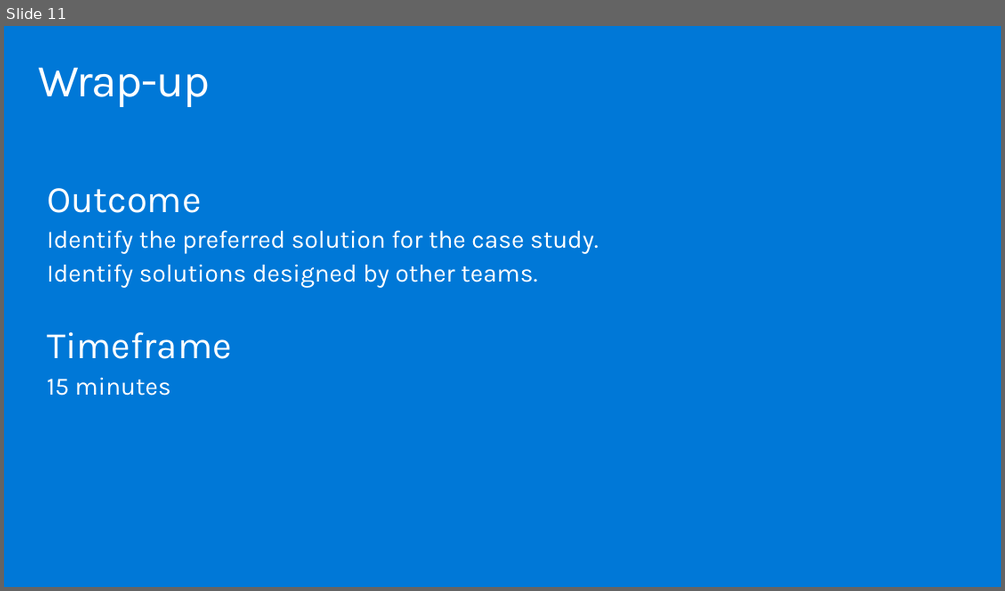
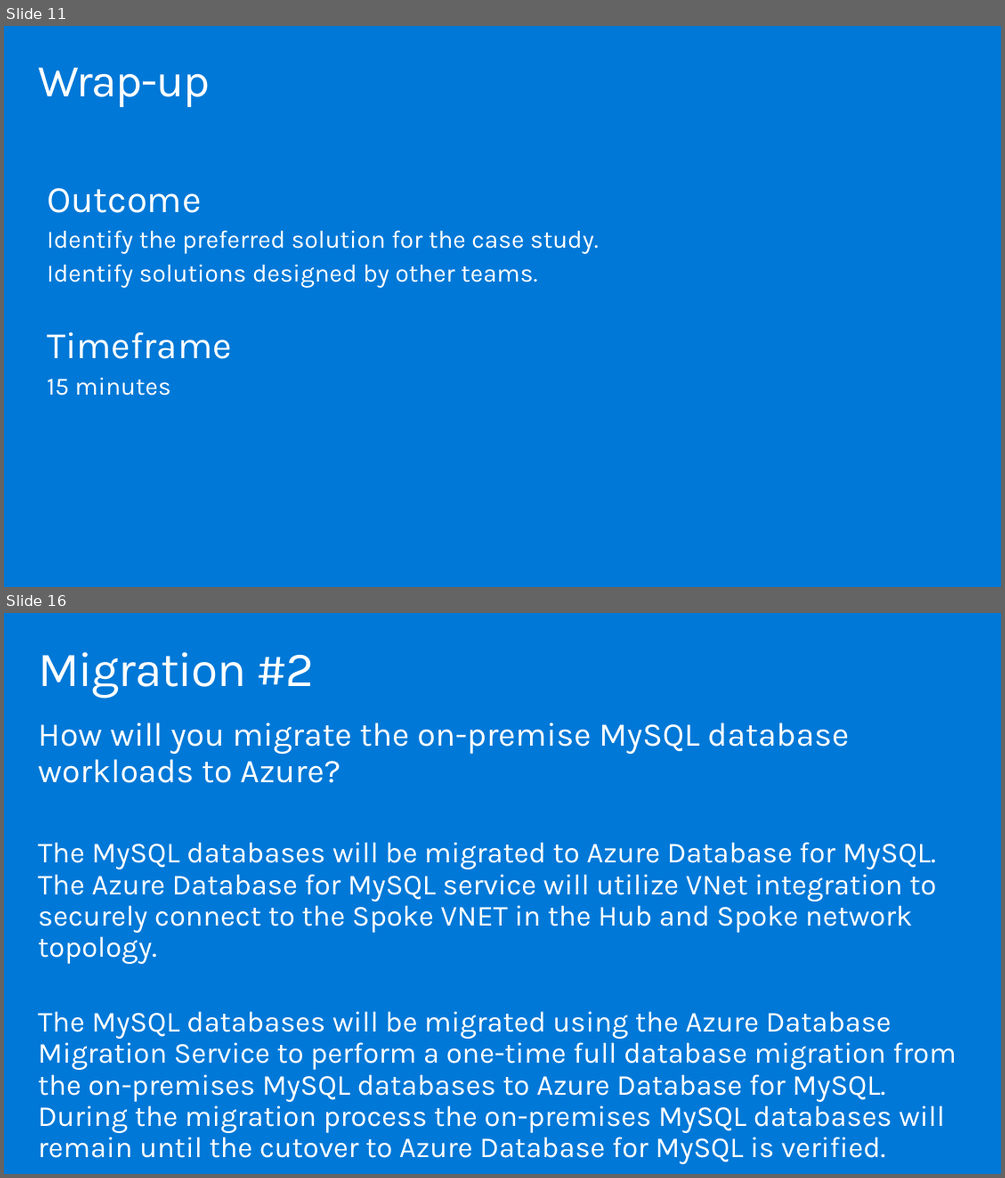
Before and after one commit to solliancenet/MCW-Migrate-Linux-OSS-DB-to-Azure, a slide deck: Whiteboard design session/WDS trainer presentation - Migrate and modernize case for Linux and OSS DB to Azure.pptx. Shown one above the other, each under a label of ours: slide 11 before the commit, slides 11 and 16 after it; the slides between them are not shown. The pictures are 1005x591 and 1005x1178 pixels, drawn with LibreOffice and Linux fonts; fonts in the diff are those of the drawing. Boxes give left, top, right and bottom in pixels: in the first picture for what was removed or moved away, otherwise in the second. Text is boxed around its words. In the diff, an @@ line names an element or a change of style, - is before the commit and + after.

```diff
--- a/Whiteboard design session/WDS trainer presentation - Migrate and modernize case for Linux and OSS DB to Azure.pptx
+++ b/Whiteboard design session/WDS trainer presentation - Migrate and modernize case for Linux and OSS DB to Azure.pptx
@@ slide 16 added at [4, 613, 1001, 1174], background #0078D7 @@
@@ title added at [38, 652, 315, 698], 47 pt, text #FFFFFF @@
+Migration #2
@@ text added at [38, 722, 955, 1164], 28 pt, text #FFFFFF @@
+How will you migrate the on-premise MySQL database workloads to Azure?
+The MySQL databases will be migrated to Azure Database for MySQL. The Azure Database for MySQL service will utilize VNet integration to securely connect to the Spoke VNET in the Hub and Spoke network topology.
+The MySQL databases will be migrated using the Azure Database Migration Service to perform a one-time full database migration from the on-premises MySQL databases to Azure Database for MySQL. During the migration process the on-premises MySQL databases will remain until the cutover to Azure Database for MySQL is verified.
```
Also in this commit, not shown: 1 slide changed, 23 other slides added, 17 slides removed, 3 other files.
